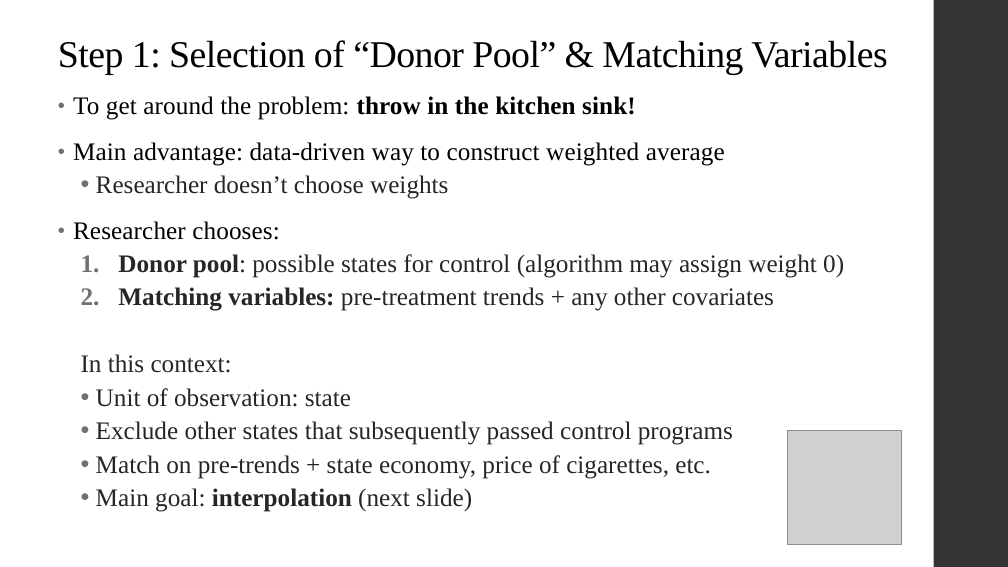
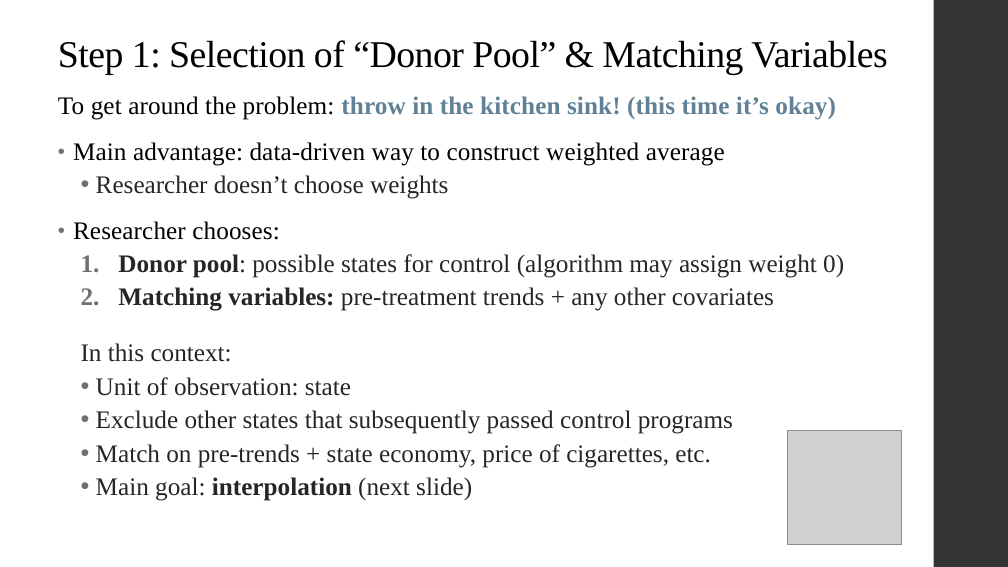
Before and after one commit to qiufei/fork-HAD5744, a slide deck: slide 10 of Lecture10_SyntheticControl_QuantileRegression/Lecture10_SyntheticControl_QuantileRegression.pptx. Drawn at 1008x567 pixels with LibreOffice and Linux fonts; fonts in the diff are those of the drawing; grey boxes stand for pictures. Boxes give left, top, right and bottom in pixels: in the first picture for what was removed or moved away, otherwise in the second. Text is boxed around its words. In the diff, an @@ line names an element or a change of style, - is before the commit and + after.

```diff
--- a/Lecture10_SyntheticControl_QuantileRegression/Lecture10_SyntheticControl_QuantileRegression.pptx
+++ b/Lecture10_SyntheticControl_QuantileRegression/Lecture10_SyntheticControl_QuantileRegression.pptx
@@ text at [58,96,836,120]: text changed; text colour #000000 to #618197; bold on @@
-• To get around the problem: throw in the kitchen sink!
+To get around the problem: throw in the kitchen sink! (this time it’s okay)
```
Also in this commit, not shown: 6 other slides changed, 7 slides added.
